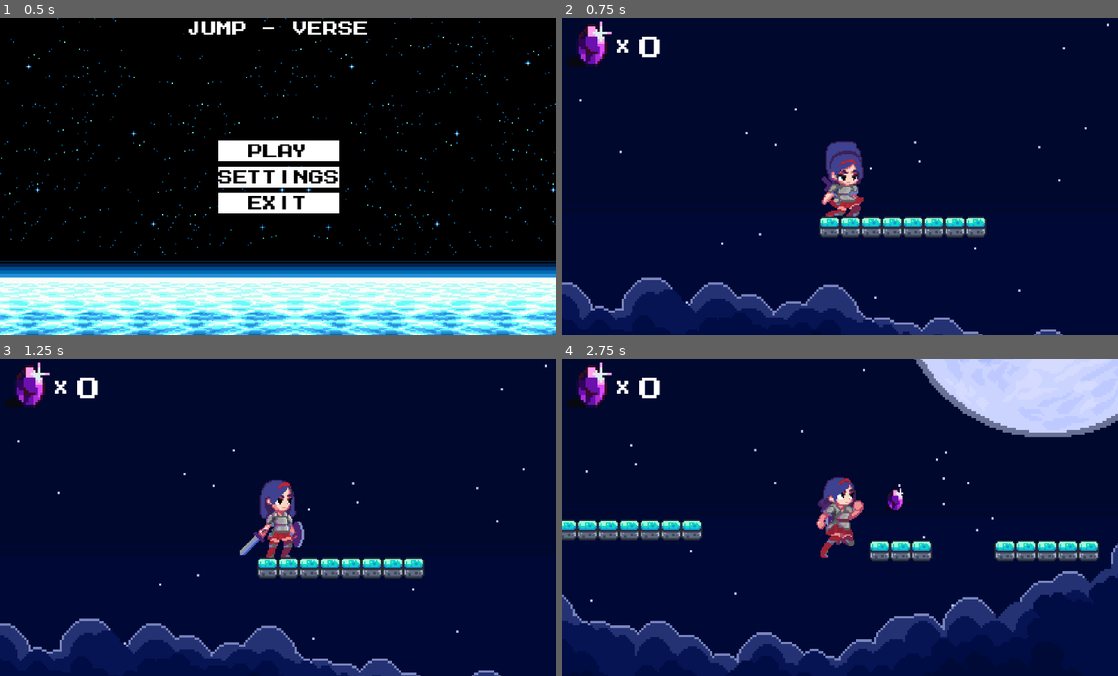
Above: before the commit, frames 1-4 (two rows, left to right).
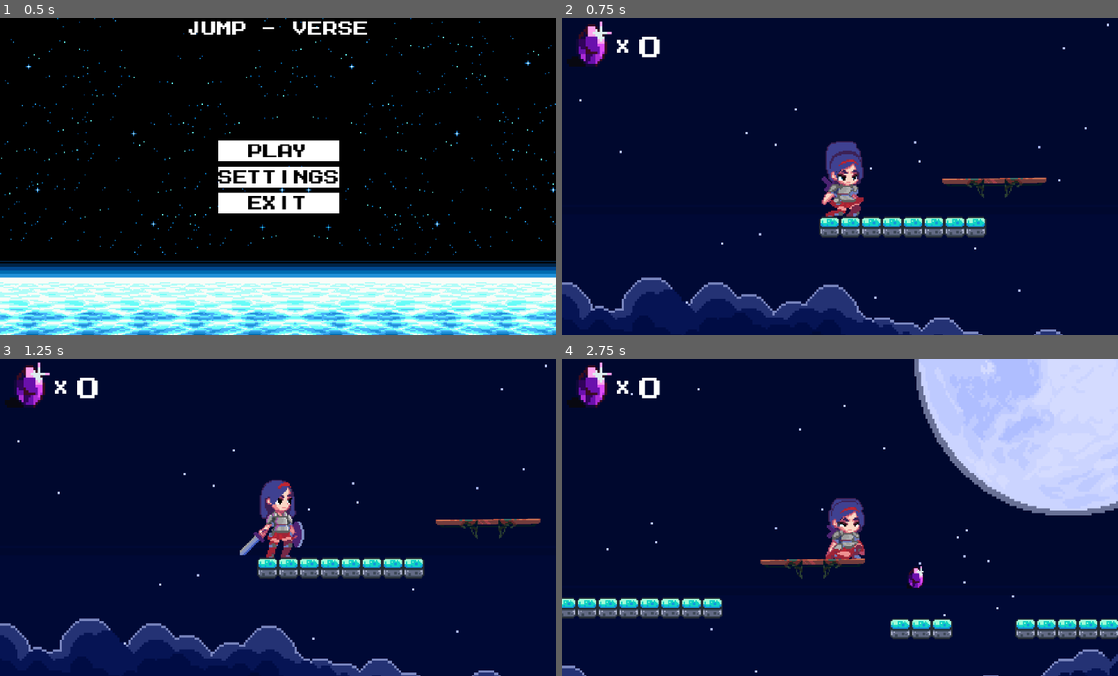
Above: after the commit, the same moments.

Repository: BelmontDev/GetOut
Game: Godot game, scene res://Menu/menu.tscn
The game is run twice, just before and just after one commit, with the same random seed, the same clock (stepped at 60 frames per second) and the same inputs.
Inputs:
- Up to frame 1 (0.5 s): no input
- Up to frame 2 (0.75 s): click "Play" at 0.5 s
- Up to frame 3 (1.25 s): no input
- Up to frame 4 (2.75 s): hold Right (ui_right) from 1.28 s (still down); tap Up (ui_up) at 1.52, 2.27 s

Frame 1 is identical in both runs. In frame 2, 0.4% of the frame differs, in the area x 68-88%, y 50-57%; in frame 3, 0.4%; in frame 4, 30%, in the area x 0-100%, y 0-100%.

Commit message:
Added New Platforms with Movement and Fixed Bug | v1.4

Diff:
--- /dev/null
+++ b/Level2/Platform/MovexSlide.tscn
@@ -0,0 +1,68 @@
+[gd_scene load_steps=7 format=3 uid="uid://by3tc57w0nc2i"]
+
+[ext_resource type="PackedScene" uid="uid://c3d28gxa7mh3g" path="res://Platform/plataforma.tscn" id="1_a63mh"]
+
+[sub_resource type="Curve2D" id="Curve2D_kehob"]
+_data = {
+"points": PackedVector2Array(0, 0, 0, 0, 189, 114, 0, 0, 0, 0, 317, 114)
+}
+point_count = 2
+
+[sub_resource type="Animation" id="Animation_d1dc1"]
+resource_name = "Platformlateral"
+length = 3.0
+loop_mode = 1
+tracks/0/type = "value"
+tracks/0/imported = false
+tracks/0/enabled = true
+tracks/0/path = NodePath("..:progress_ratio")
+tracks/0/interp = 1
+tracks/0/loop_wrap = true
+tracks/0/keys = {
+"times": PackedFloat32Array(0, 1.5, 3),
+"transitions": PackedFloat32Array(1, 1, 1),
+"update": 0,
+"values": [0.0, 1.0, 0.0]
+}
+
+[sub_resource type="Animation" id="Animation_ku0m6"]
+length = 0.001
+tracks/0/type = "value"
+tracks/0/imported = false
+tracks/0/enabled = true
+tracks/0/path = NodePath("..:progress_ratio")
+tracks/0/interp = 1
+tracks/0/loop_wrap = true
+tracks/0/keys = {
+"times": PackedFloat32Array(0),
+"transitions": PackedFloat32Array(1),
+"update": 0,
+"values": [0.0]
+}
+
+[sub_resource type="Animation" id="Animation_a63mh"]
+resource_name = "pLateralD>I"
+
+[sub_resource type="AnimationLibrary" id="AnimationLibrary_nfy0s"]
+_data = {
+&"Platformlateral": SubResource("Animation_d1dc1"),
+&"RESET": SubResource("Animation_ku0m6"),
+&"pLateralD>I": SubResource("Animation_a63mh")
+}
+
+[node name="Plataforma1" type="Path2D"]
+position = Vector2(-12, 2)
+curve = SubResource("Curve2D_kehob")
+
+[node name="PathFollow2D" type="PathFollow2D" parent="."]
+position = Vector2(253.499, 114)
+progress = 64.4991
+
+[node name="Plataforma" parent="PathFollow2D" instance=ExtResource("1_a63mh")]
+rotation = -0.0107523
+
+[node name="AnimationPlayer" type="AnimationPlayer" parent="PathFollow2D/Plataforma"]
+libraries = {
+&"": SubResource("AnimationLibrary_nfy0s")
+}
+autoplay = "Platformlateral"
--- /dev/null
+++ b/Level2/Platform/plataforma.gd
@@ -0,0 +1,5 @@
+extends AnimatableBody2D
+
+func _process(delta):
+	global_position = get_parent().global_position
+	pass
--- /dev/null
+++ b/Level2/Platform/plataforma.tscn
@@ -0,0 +1,18 @@
+[gd_scene load_steps=4 format=3 uid="uid://c3d28gxa7mh3g"]
+
+[ext_resource type="Texture2D" uid="uid://cofiudn6kiye8" path="res://Assets/Platform/tileset.png" id="1_85sh7"]
+[ext_resource type="Script" uid="uid://cww1bdmkoif5h" path="res://Platform/plataforma.gd" id="1_x4ay5"]
+
+[sub_resource type="RectangleShape2D" id="RectangleShape2D_x4ay5"]
+size = Vector2(80, 6)
+
+[node name="Plataforma" type="AnimatableBody2D"]
+script = ExtResource("1_x4ay5")
+
+[node name="Sprite2D" type="Sprite2D" parent="."]
+texture = ExtResource("1_85sh7")
+region_enabled = true
+region_rect = Rect2(79.913, 55.2006, 80.19, 24.3653)
+
+[node name="CollisionShape2D" type="CollisionShape2D" parent="."]
+shape = SubResource("RectangleShape2D_x4ay5")
--- /dev/null
+++ b/Level2/Platform/plateralDRtoIZQ.tscn
@@ -0,0 +1,66 @@
+[gd_scene load_steps=6 format=3 uid="uid://cc12j5e507lpf"]
+
+[ext_resource type="PackedScene" uid="uid://c3d28gxa7mh3g" path="res://Platform/plataforma.tscn" id="1_jcmcu"]
+
+[sub_resource type="Curve2D" id="Curve2D_g3tf1"]
+_data = {
+"points": PackedVector2Array(0, 0, 0, 0, 0, -1, 0, 0, 0, 0, 320, 0)
+}
+point_count = 2
+
+[sub_resource type="Animation" id="Animation_n7dho"]
+resource_name = "DrToIzq"
+length = 5.0
+loop_mode = 1
+tracks/0/type = "value"
+tracks/0/imported = false
+tracks/0/enabled = true
+tracks/0/path = NodePath("..:progress_ratio")
+tracks/0/interp = 1
+tracks/0/loop_wrap = true
+tracks/0/keys = {
+"times": PackedFloat32Array(0, 2.5, 5),
+"transitions": PackedFloat32Array(1, 1, 1),
+"update": 0,
+"values": [1.0, 0.0, 1.0]
+}
+
+[sub_resource type="Animation" id="Animation_qq505"]
+length = 0.001
+tracks/0/type = "value"
+tracks/0/imported = false
+tracks/0/enabled = true
+tracks/0/path = NodePath("..:progress_ratio")
+tracks/0/interp = 1
+tracks/0/loop_wrap = true
+tracks/0/keys = {
+"times": PackedFloat32Array(0),
+"transitions": PackedFloat32Array(1),
+"update": 0,
+"values": [1.0]
+}
+
+[sub_resource type="AnimationLibrary" id="AnimationLibrary_ly4xr"]
+_data = {
+&"DrToIzq": SubResource("Animation_n7dho"),
+&"RESET": SubResource("Animation_qq505")
+}
+
+[node name="Plateral" type="Path2D"]
+curve = SubResource("Curve2D_g3tf1")
+
+[node name="pFollowLatera" type="PathFollow2D" parent="."]
+position = Vector2(320, 0)
+rotation = 0.00312499
+progress = 320.001
+rotates = false
+
+[node name="Plataforma" parent="pFollowLatera" instance=ExtResource("1_jcmcu")]
+position = Vector2(0.00312498, 0.999995)
+rotation = -0.00312499
+
+[node name="AnimationPlayerLateral" type="AnimationPlayer" parent="pFollowLatera/Plataforma"]
+libraries = {
+&"": SubResource("AnimationLibrary_ly4xr")
+}
+autoplay = "DrToIzq"
--- /dev/null
+++ b/Level2/Platform/platform_up_DWN.tscn
@@ -0,0 +1,82 @@
+[gd_scene load_steps=7 format=3 uid="uid://cegai36x6iyua"]
+
+[ext_resource type="PackedScene" uid="uid://c3d28gxa7mh3g" path="res://Platform/plataforma.tscn" id="1_giuvp"]
+
+[sub_resource type="Curve2D" id="Curve2D_qpk8d"]
+_data = {
+"points": PackedVector2Array(0, 0, 0, 0, 0, 0, 0, 0, 0, 0, 0, 189)
+}
+point_count = 2
+
+[sub_resource type="Animation" id="Animation_3g330"]
+resource_name = "PlatformYUP>DWN"
+length = 3.0
+loop_mode = 1
+tracks/0/type = "value"
+tracks/0/imported = false
+tracks/0/enabled = true
+tracks/0/path = NodePath("..:progress_ratio")
+tracks/0/interp = 1
+tracks/0/loop_wrap = true
+tracks/0/keys = {
+"times": PackedFloat32Array(0, 1.5, 3),
+"transitions": PackedFloat32Array(1, 1, 1),
+"update": 0,
+"values": [0.0, 1.0, 0.0]
+}
+
+[sub_resource type="Animation" id="Animation_3n7pa"]
+length = 0.001
+tracks/0/type = "value"
+tracks/0/imported = false
+tracks/0/enabled = true
+tracks/0/path = NodePath("..:progress_ratio")
+tracks/0/interp = 1
+tracks/0/loop_wrap = true
+tracks/0/keys = {
+"times": PackedFloat32Array(0),
+"transitions": PackedFloat32Array(1),
+"update": 0,
+"values": [0.0]
+}
+
+[sub_resource type="Animation" id="Animation_nuxvq"]
+resource_name = "PlatformYDWN>UP"
+length = 3.0
+loop_mode = 1
+tracks/0/type = "value"
+tracks/0/imported = false
+tracks/0/enabled = true
+tracks/0/path = NodePath("..:progress_ratio")
+tracks/0/interp = 1
+tracks/0/loop_wrap = true
+tracks/0/keys = {
+"times": PackedFloat32Array(0, 1.5, 3),
+"transitions": PackedFloat32Array(1, 1, 1),
+"update": 0,
+"values": [1.0, 0.0, 1.0]
+}
+
+[sub_resource type="AnimationLibrary" id="AnimationLibrary_jyjpy"]
+_data = {
+&"PlatformYDWN>UP": SubResource("Animation_nuxvq"),
+&"PlatformYUP>DWN": SubResource("Animation_3g330"),
+&"RESET": SubResource("Animation_3n7pa")
+}
+
+[node name="PlatformUP" type="Path2D"]
+curve = SubResource("Curve2D_qpk8d")
+
+[node name="FollowUP" type="PathFollow2D" parent="."]
+position = Vector2(0, 78.6896)
+rotation = 1.5708
+progress = 78.6934
+
+[node name="Plataforma" parent="FollowUP" instance=ExtResource("1_giuvp")]
+rotation = -1.5708
+
+[node name="AnimationPlayer" type="AnimationPlayer" parent="FollowUP/Plataforma"]
+libraries = {
+&"": SubResource("AnimationLibrary_jyjpy")
+}
+autoplay = "PlatformYDWN>UP"
--- a/Level2/Player/world.tscn
+++ b/Level2/Player/world.tscn
@@ -6,6 +6,8 @@
 [ext_resource type="Texture2D" uid="uid://dgux4mg6hs4mn" path="res://Assets/Map/brackeys_platformer_assets/sprites/world_tileset.png" id="5_asjnd"]
 [ext_resource type="PackedScene" uid="uid://caoy5ws14svrd" path="res://Objects/hud.tscn" id="5_xxcos"]
 [ext_resource type="PackedScene" uid="uid://ofkutgceeemk" path="res://Objects/crystal.tscn" id="6_xxcos"]
+[ext_resource type="PackedScene" uid="uid://by3tc57w0nc2i" path="res://Platform/MovexSlide.tscn" id="7_ok38w"]
+[ext_resource type="PackedScene" uid="uid://cc12j5e507lpf" path="res://Platform/plateralDRtoIZQ.tscn" id="8_rp4ux"]
 
 [sub_resource type="RectangleShape2D" id="RectangleShape2D_ryw2i"]
 size = Vector2(3690, 20)
@@ -187,3 +189,9 @@
 
 [node name="Crystal" parent="." instance=ExtResource("6_xxcos")]
 position = Vector2(221, 184)
+
+[node name="Path2D" parent="." instance=ExtResource("7_ok38w")]
+position = Vector2(-114, 68)
+
+[node name="Plateral" parent="." instance=ExtResource("8_rp4ux")]
+position = Vector2(718, 253)
Binary file added: Level2/Assets/Platform/_stringstar_fields.aseprite
Binary file added: Level2/Assets/Platform/background_0.png
Not shown, added: Level2/Assets/Platform/background_0.png.import
Binary file added: Level2/Assets/Platform/background_1.png
Not shown, added: Level2/Assets/Platform/background_1.png.import
Binary file added: Level2/Assets/Platform/background_2.png
Not shown, added: Level2/Assets/Platform/background_2.png.import
Binary file added: Level2/Assets/Platform/example.png
Not shown, added: Level2/Assets/Platform/example.png.import
Binary file added: Level2/Assets/Platform/tileset.png
Not shown, added: Level2/Assets/Platform/tileset.png.import
Not shown: 1 places in Level2/Menu/Options.tscn that only renumber resources
(and 4 more such lines)
